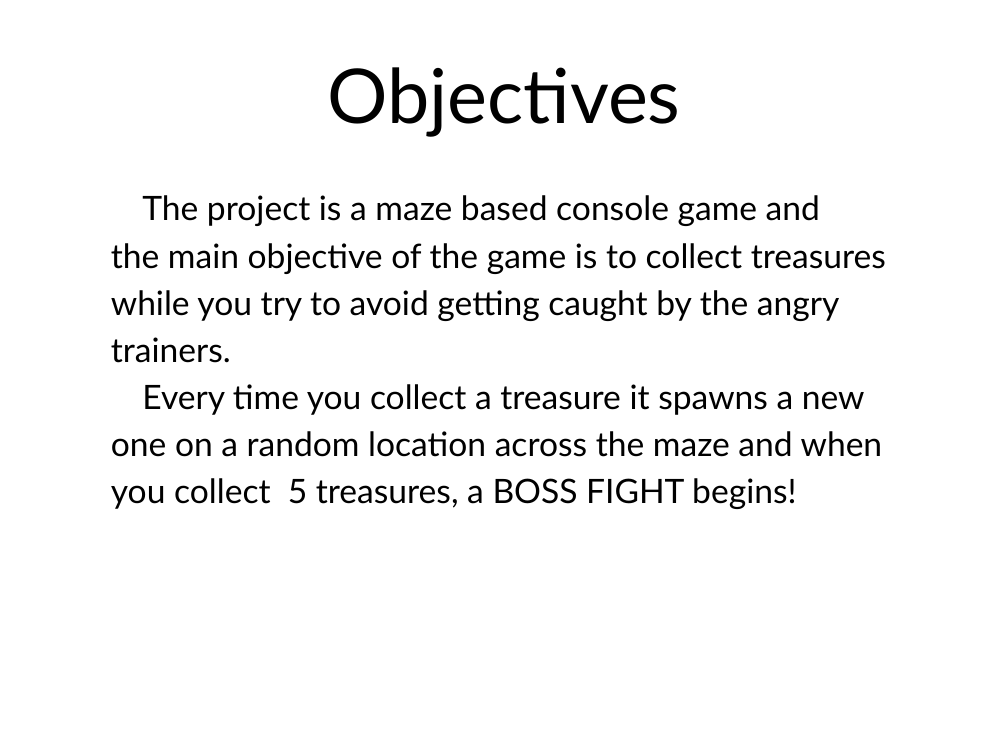
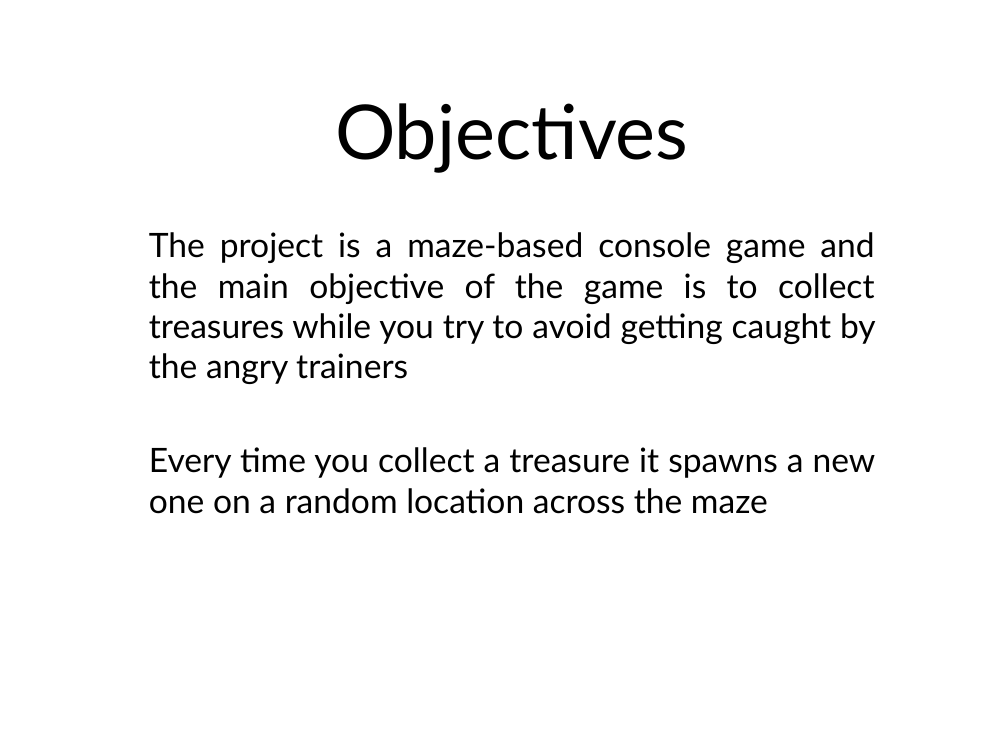
Before and after one commit to EfreetTeam/PacManStyle, a slide deck: slide 2 of TEAM SLIDE.pptx. Drawn at 1008x756 pixels with LibreOffice and Linux fonts; fonts in the diff are those of the drawing; background and template pictures are left out. Boxes give left, top, right and bottom in pixels: in the first picture for what was removed or moved away, otherwise in the second. Text is boxed around its words. In the diff, an @@ line names an element or a change of style, - is before the commit and + after.

```diff
--- a/TEAM SLIDE.pptx
+++ b/TEAM SLIDE.pptx
@@ title "Objectives": place and size @@
-title "Objectives" at <box>327,67,680,137</box>
+title "Objectives" at <box>335,103,688,173</box>
@@ text at <box>149,232,876,514</box>: text changed @@
-  The project is a maze based console game and
-  the main objective of the game is to collect treasures
-  while you try to avoid getting caught by the angry
-  trainers.
-  Every time you collect a treasure it spawns a new
-  one on a random location across the maze and when
-  you collect 5 treasures, a BOSS FIGHT begins!
+  The project is a maze-based console game and the main objective of the game is to collect treasures while you try to avoid getting caught by the angry trainers
+  Every time you collect a treasure it spawns a new one on a random location across the maze
```
Also in this commit, not shown: 3 other slides changed.
